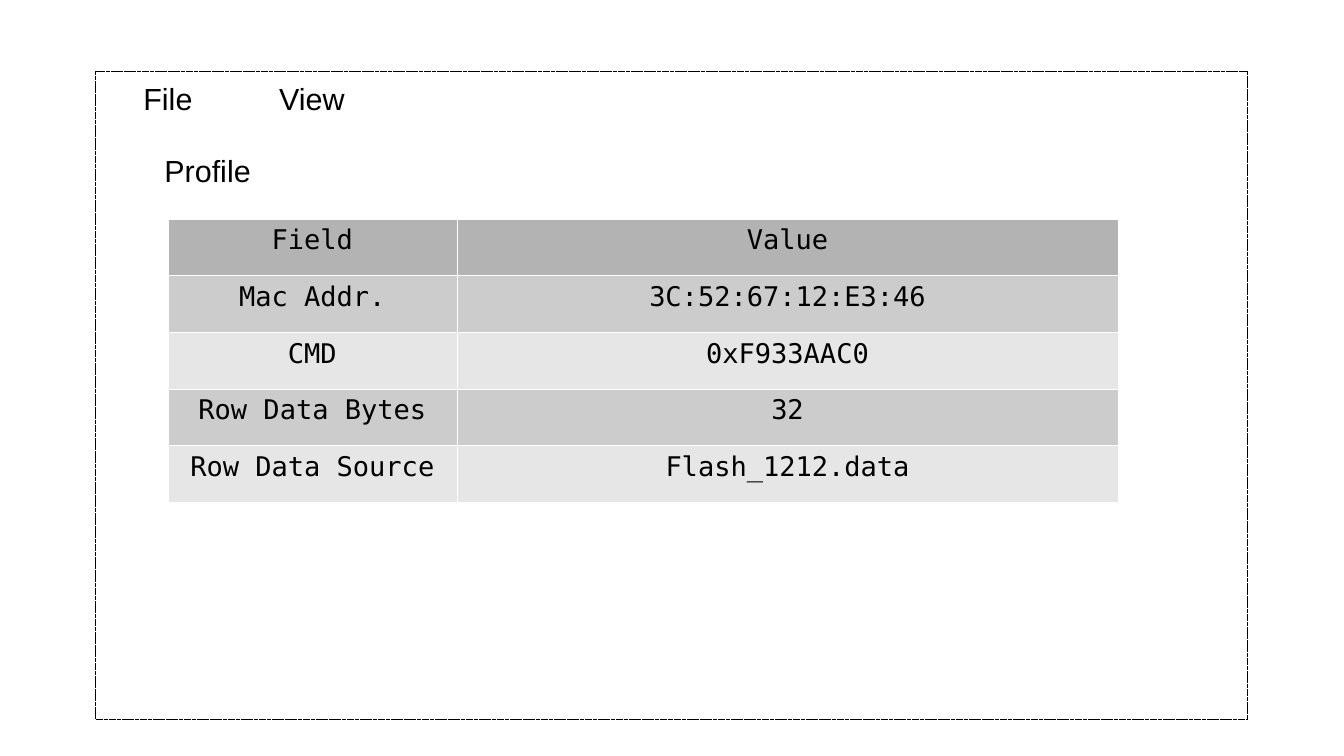
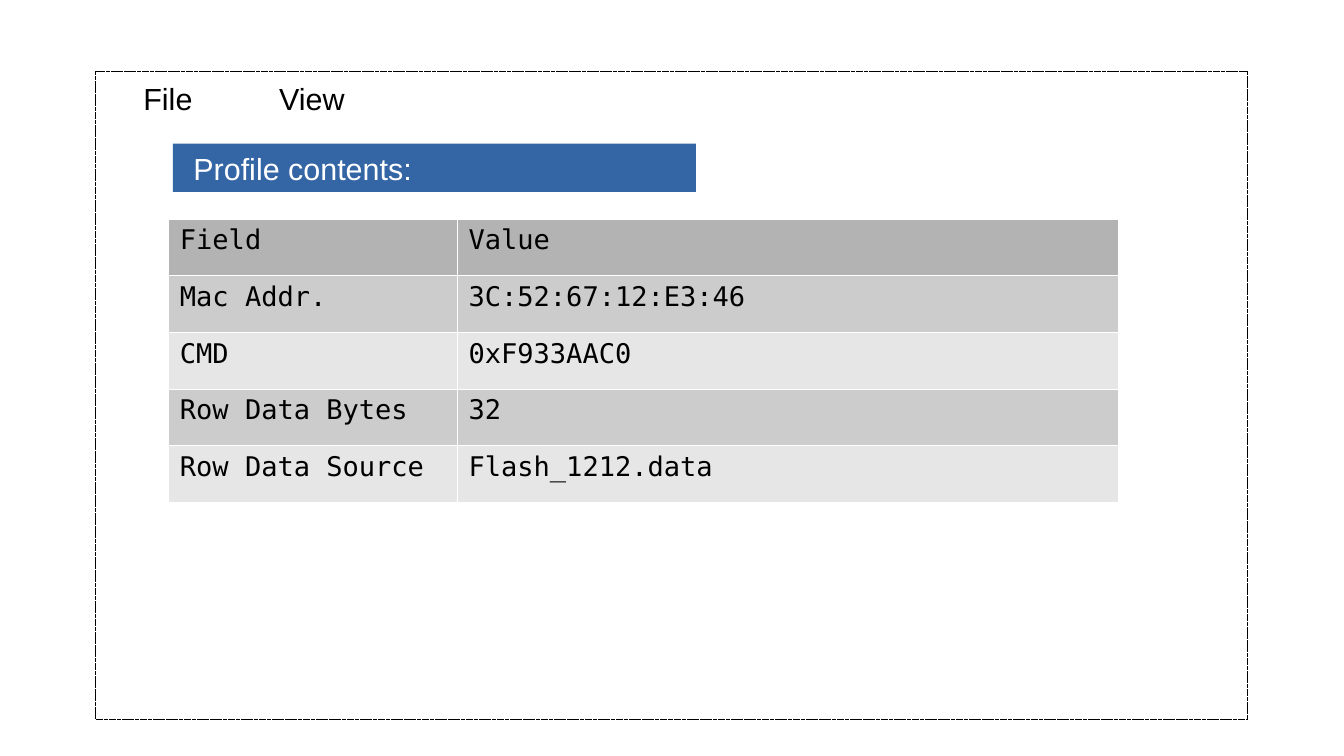
Before and after one commit to tomjpsun/obsidianVaults, a slide deck: slide 3 of DM9051A OTP 燒錄專案/Sketch.odp. Drawn at 1344x756 pixels with LibreOffice and Linux fonts; fonts in the diff are those of the drawing. Boxes give left, top, right and bottom in pixels: in the first picture for what was removed or moved away, otherwise in the second. Text is boxed around its words. In the diff, an @@ line names an element or a change of style, - is before the commit and + after.

```diff
--- a/DM9051A OTP 燒錄專案/Sketch.odp
+++ b/DM9051A OTP 燒錄專案/Sketch.odp
@@ rectangle "Profile contents:": place and size @@
-rectangle "Profile contents:" at (164,160,250,183)
+rectangle "Profile contents:" at (173,144,696,193)
@@ rectangle "Profile contents:" at (173,144,696,193): fill none to #3465A4 @@
@@ text in rectangle at (193,158,412,181): text changed; text colour #000000 to #FFFFFF @@
-Profile
+Profile contents:
@@ table at (168,218,1120,501) @@
@@ alignment centre to left @@
```
Also in this commit, not shown: 2 other files.
